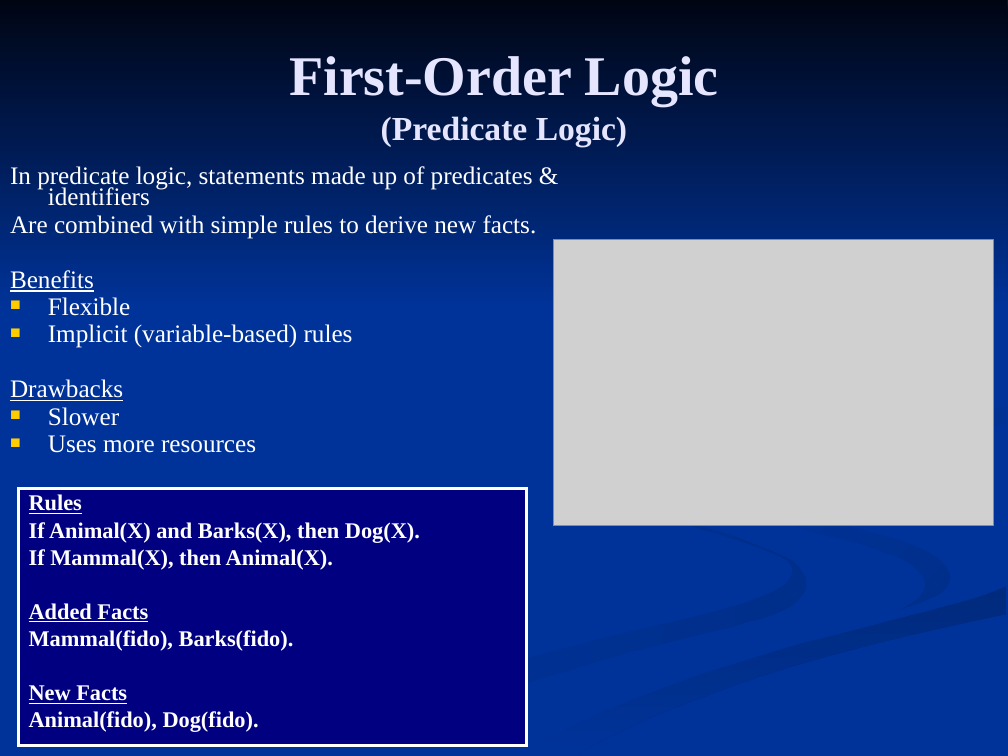
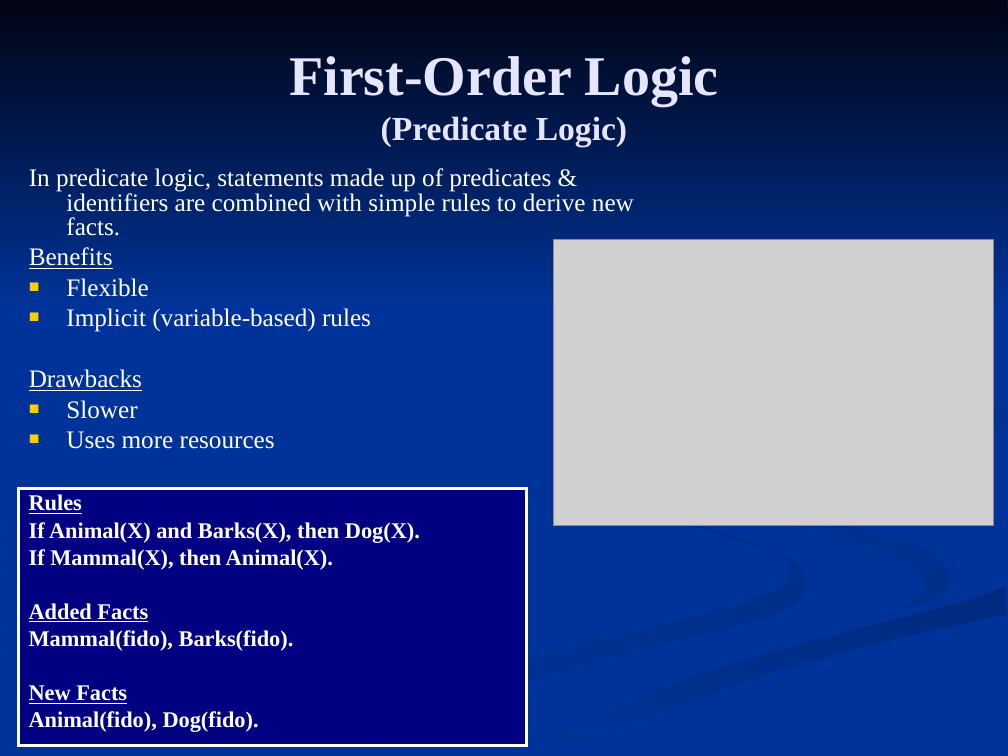
Before and after one commit to FleepyBeepy/Artificial-Intelligence, a slide deck: slide 6 of Lecture Slides/8.1 - Rule-Based Systems.ppt (slide 5 before the commit). Drawn at 1008x756 pixels with LibreOffice and Linux fonts; fonts in the diff are those of the drawing; grey boxes stand for pictures. Boxes give left, top, right and bottom in pixels: in the first picture for what was removed or moved away, otherwise in the second. Text is boxed around its words. In the diff, an @@ line names an element or a change of style, - is before the commit and + after.

```diff
--- a/Lecture Slides/8.1 - Rule-Based Systems.ppt
+++ b/Lecture Slides/8.1 - Rule-Based Systems.ppt
@@ text "In predicate logic, statements made ...": place and size @@
-text "In predicate logic, statements made ..." at (10, 166, 537, 453)
+text "In predicate logic, statements made ..." at (29, 168, 634, 449)
@@ text at (29, 168, 634, 236): text changed @@
-In predicate logic, statements made up of predicates & identifiers
-Are combined with simple rules to derive new facts.
+In predicate logic, statements made up of predicates & identifiers are combined with simple rules to derive new facts.
@@ text at (29, 247, 371, 449): indent changed; line spacing 0.7 to 0.8 @@
```
Also in this commit, not shown: 5 other slides changed, 2 slides added, 16 other files.
